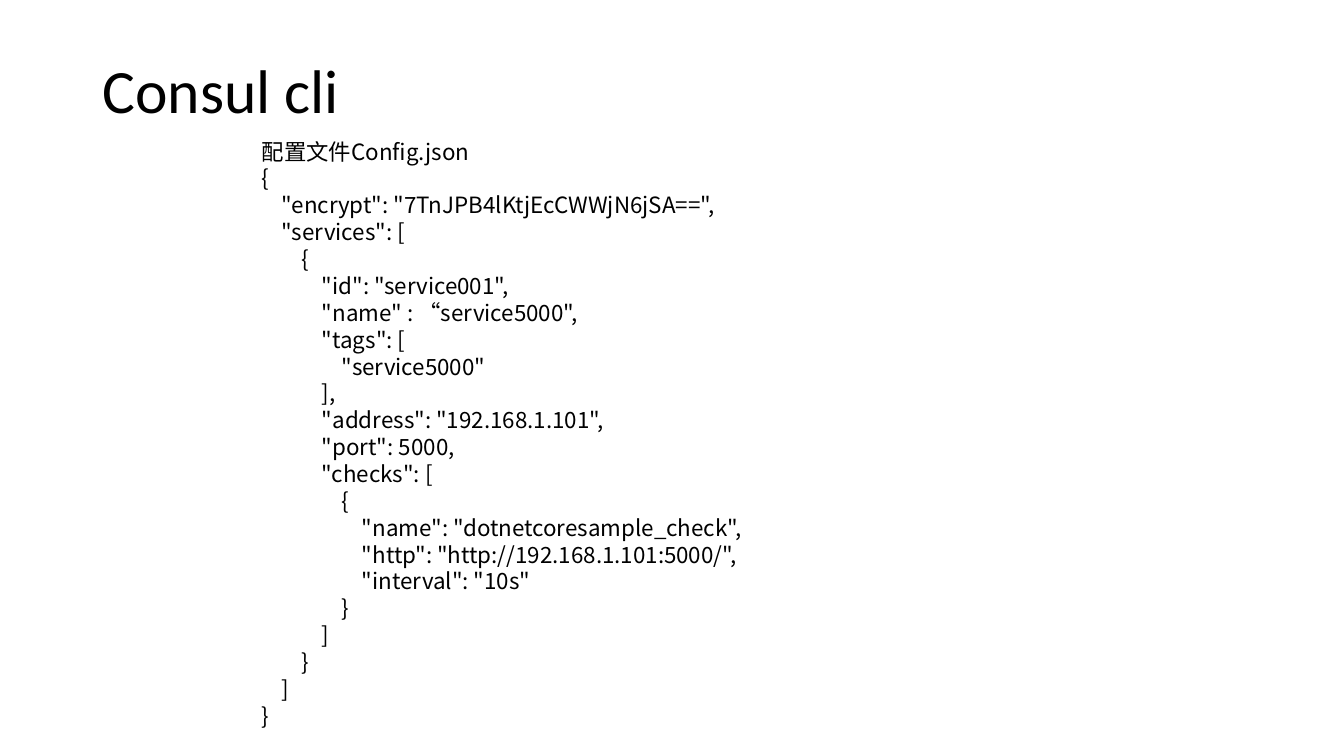
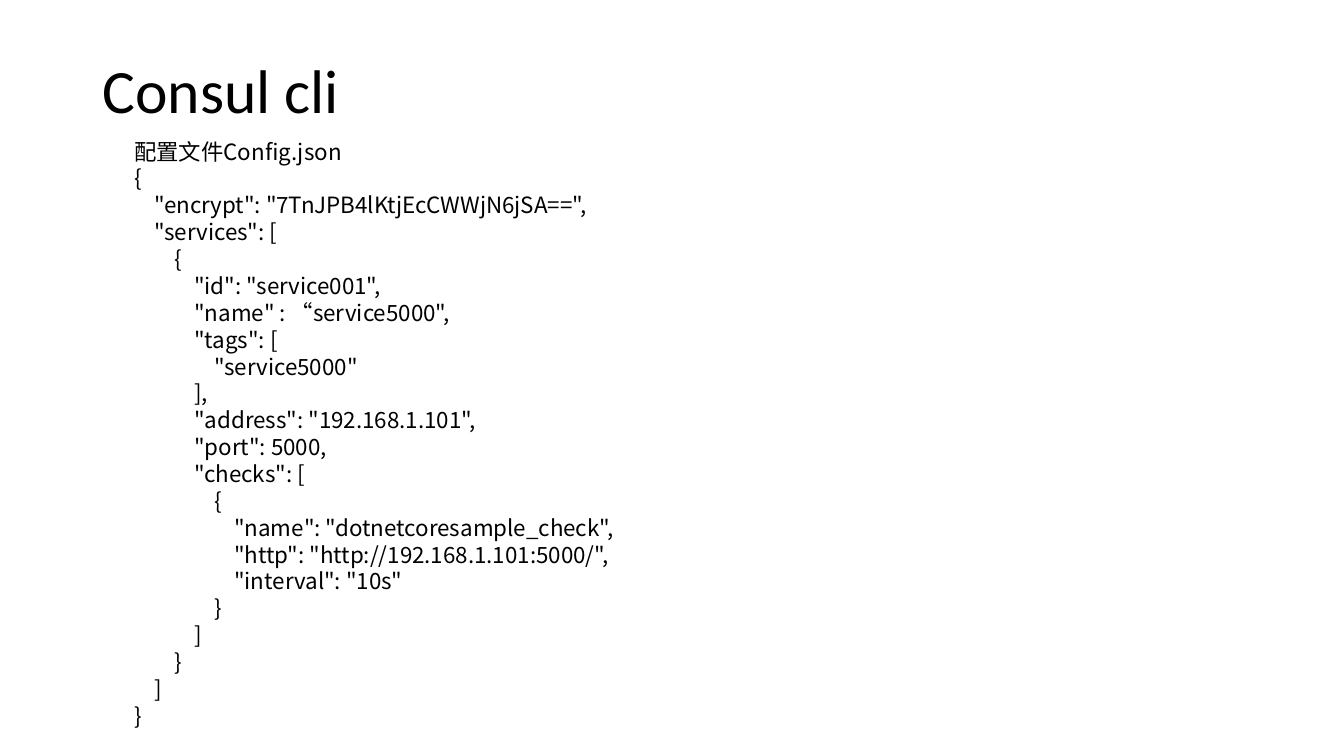
Before and after one commit to axzxs2001/HisMicroserviceSample, a slide deck: slide 17 of HisMicroserviceSample/Doc/基于.net core微服务.pptx (slide 15 before the commit). Drawn at 1344x756 pixels with LibreOffice and Linux fonts; fonts in the diff are those of the drawing; background and template pictures are left out. Boxes give left, top, right and bottom in pixels: in the first picture for what was removed or moved away, otherwise in the second. Text is boxed around its words. In the diff, an @@ line names an element or a change of style, - is before the commit and + after.

```diff
--- a/HisMicroserviceSample/Doc/基于.net core微服务.pptx
+++ b/HisMicroserviceSample/Doc/基于.net core微服务.pptx
@@ text "配置文件Config.json": place and size @@
-text "配置文件Config.json" at box(262, 141, 742, 590)
+text "配置文件Config.json" at box(134, 141, 614, 590)
```
Also in this commit, not shown: 8 other slides changed, 5 slides added, 3 slides removed, 3 other files.
